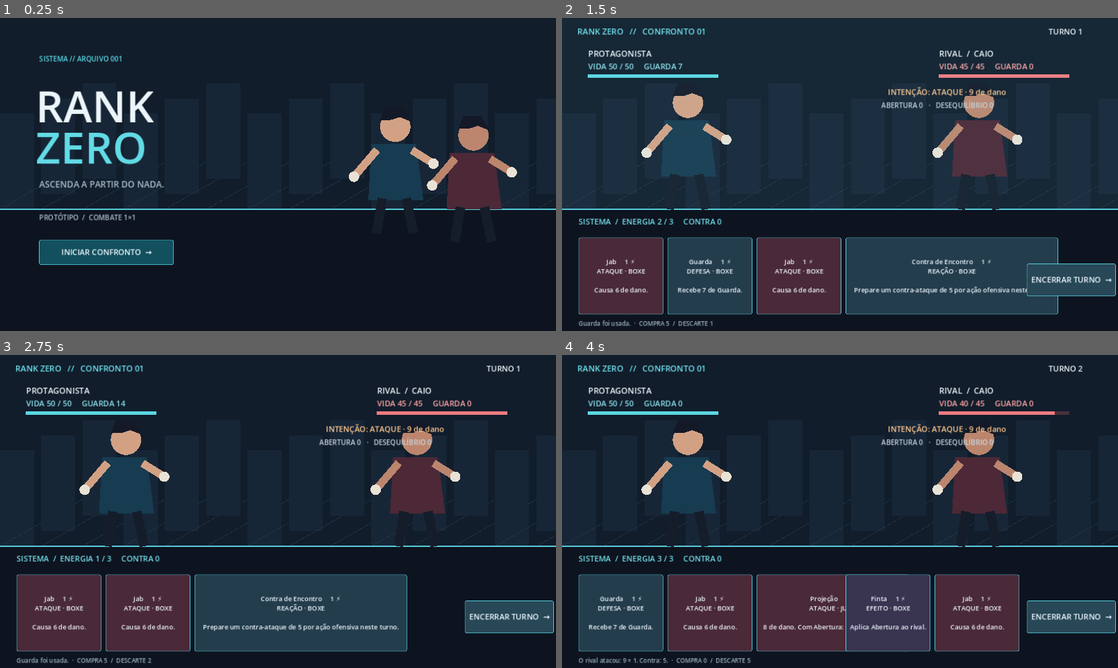
Above: before the commit, frames 1-4 (two rows, left to right).
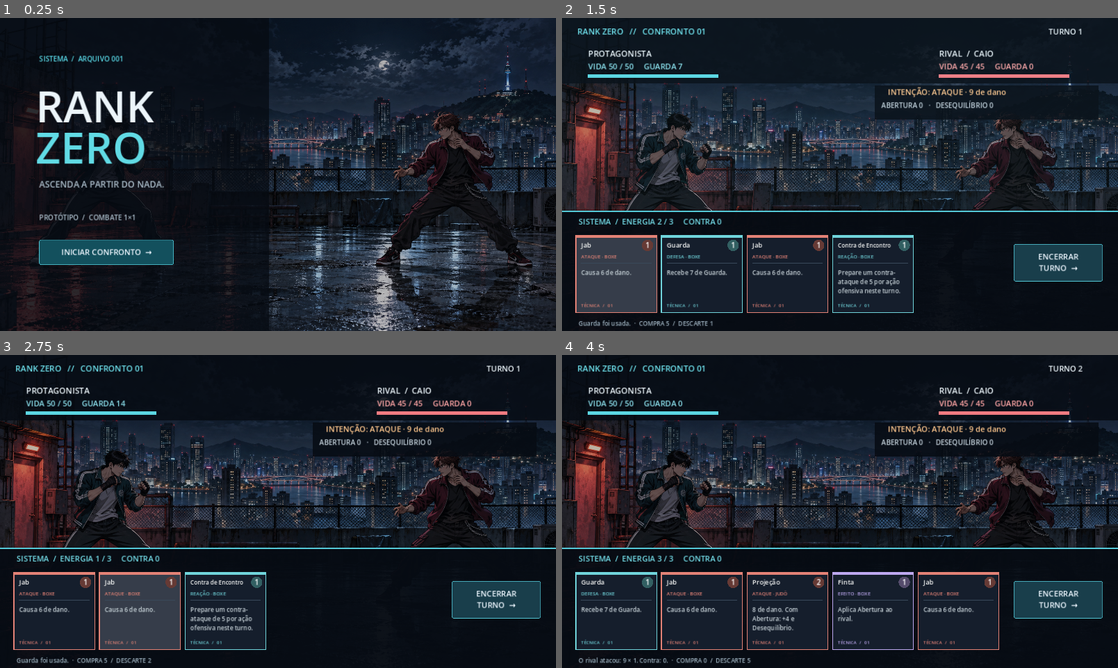
Above: after the commit, the same moments.

Repository: Georlan/rank-zero
Game: Godot game, scene res://scenes/main.tscn
Same seed, same stepped clock (60 frames per second), same inputs: the game is played once before the commit and once after it.
Inputs (mouse positions are in pixels of both pictures, inside the frame that each line leads up to):
- Up to frame 1 (0.25 s): no input
- Up to frame 2 (1.5 s): click "INICIAR CONFRONTO →" at 0.5 s; click (623, 274) at 1.25 s, where only the run before the commit has a clickable "Guarda 1 ⚡ DEFESA · BOXE Rece…"
- Up to frame 3 (2.75 s): click (150, 611) at 2 s, where only the run before the commit has a clickable "Guarda 1 ⚡ DEFESA · BOXE Rece…"
- Up to frame 4 (4 s): click (862, 611) at 2.75 s, where only the run before the commit has a clickable "Contra de Encontro 1 ⚡ REAÇÃO…"; click "ENCERRAR TURNO →" at 3.5 s

The runs differ from the first frame. In frame 1, 31% of the frame differs, in the area x 0-100%, y 0-100%; in frame 2, 41%; in frame 3, 38%; in frame 4, 43%, in the area x 0-100%, y 0-99%.

Commit message:
Integrate rooftop artwork and rebuild combat cards

Diff:
--- /dev/null
+++ b/scripts/card_view.gd
@@ -0,0 +1,32 @@
+extends Control
+signal selected
+var card: Dictionary
+var affordable := true
+var hovered := false
+const FONT_SIZE = 15
+func configure(data: Dictionary, can_play: bool) -> void:
+ card = data
+ affordable = can_play
+ mouse_filter = Control.MOUSE_FILTER_STOP
+ mouse_default_cursor_shape = Control.CURSOR_POINTING_HAND
+ mouse_entered.connect(func(): hovered = true; queue_redraw())
+ mouse_exited.connect(func(): hovered = false; queue_redraw())
+func _gui_input(event: InputEvent) -> void:
+ if event is InputEventMouseButton and event.button_index == MOUSE_BUTTON_LEFT and event.pressed and affordable:
+  selected.emit()
+func _draw() -> void:
+ if card.is_empty(): return
+ var colors = {"damage": Color("e38276"), "throw": Color("e38276"), "guard": Color("70d4db"), "counter": Color("70d4db"), "opening": Color("bda8f0")}
+ var accent: Color = colors.get(card.effect, Color.WHITE)
+ var bg = Color("151e2c") if affordable else Color("111722")
+ if hovered and affordable: bg = bg.lightened(0.14)
+ draw_rect(Rect2(Vector2.ZERO, size), bg)
+ draw_rect(Rect2(Vector2.ZERO, size), accent if affordable else Color("45505c"), false, 2)
+ draw_rect(Rect2(0,0,size.x,5), accent)
+ draw_string(ThemeDB.fallback_font, Vector2(12,27), card.name, HORIZONTAL_ALIGNMENT_LEFT, size.x-46, 13 if card.name.length() > 15 else FONT_SIZE, Color("f3f4f3"))
+ draw_circle(Vector2(size.x-21,22), 13, accent.darkened(0.55))
+ draw_string(ThemeDB.fallback_font, Vector2(size.x-26,28), str(card.cost), HORIZONTAL_ALIGNMENT_LEFT, -1, 17, Color.WHITE)
+ draw_string(ThemeDB.fallback_font, Vector2(12,52), card.type, HORIZONTAL_ALIGNMENT_LEFT, size.x-24, 11, accent)
+ draw_line(Vector2(12,63), Vector2(size.x-12,63), Color("39495a"), 1)
+ draw_multiline_string(ThemeDB.fallback_font, Vector2(12,90), card.description, HORIZONTAL_ALIGNMENT_LEFT, size.x-24, 14, 4, Color("c8d3d9"))
+ draw_string(ThemeDB.fallback_font, Vector2(12,size.y-13), "TÉCNICA   /   %s" % ("01" if affordable else "SEM ENERGIA"), HORIZONTAL_ALIGNMENT_LEFT, size.x-24, 10, accent)
--- a/scripts/main.gd
+++ b/scripts/main.gd
@@ -1,9 +1,11 @@
 extends Control
 const Combat = preload("res://scripts/combat.gd")
 const Cards = preload("res://data/cards.gd")
+const CardView = preload("res://scripts/card_view.gd")
+const Rooftop = preload("res://assets/art/rooftop_duel.png")
 var battle = Combat.new()
 var screen := "title"
-var buttons: Array[Button] = []
+var buttons: Array[Control] = []
 var flash := 0.0
 func _ready() -> void:
  set_anchors_and_offsets_preset(Control.PRESET_FULL_RECT)
@@ -38,13 +40,13 @@
  else:
   for i in range(battle.hand.size()):
    var card: Dictionary = Cards.ALL[battle.hand[i]]
-   var color = Color("243d4c") if card.effect in ["guard", "counter"] else Color("4a2938") if card.effect in ["damage", "throw"] else Color("393450")
-   var label = "%s     %d ⚡\n%s\n\n%s" % [card.name, card.cost, card.type, card.description]
-   var b = _button(label, Vector2(38 + i * 205, 505), Vector2(195, 177), _play.bind(i), color)
-   b.autowrap_mode = TextServer.AUTOWRAP_WORD_SMART
-   b.add_theme_font_size_override("font_size", 15)
-   b.disabled = card.cost > battle.energy
-  _button("ENCERRAR TURNO  →", Vector2(1070, 565), Vector2(175, 75), _end_turn, Color("284857"))
+   var view = CardView.new()
+   view.position = Vector2(32 + i * 197, 501)
+   view.size = Vector2(186, 177)
+   view.configure(card, card.cost <= battle.energy)
+   view.selected.connect(_play.bind(i))
+   add_child(view); buttons.append(view)
+  _button("ENCERRAR\nTURNO  →", Vector2(1040, 520), Vector2(205, 86), _end_turn, Color("193e4b"))
  queue_redraw()
 func _play(index: int) -> void:
  if battle.play(index):
@@ -72,23 +74,20 @@
  draw_line(Vector2(x-30,y+25), Vector2(x-43,y+105), Color("151d2b"), 22)
  draw_line(Vector2(x+25,y+25), Vector2(x+42,y+105), Color("151d2b"), 22)
 func _draw() -> void:
- draw_rect(Rect2(0,0,1280,720), Color("0b101b"))
- draw_rect(Rect2(0,0,1280,445), Color("111d2b"))
- for i in range(15):
-  var x = i * 95
-  draw_rect(Rect2(x, 220 - (i % 3)*35, 78, 220), Color("172637"))
-  draw_line(Vector2(x,440), Vector2(x+220,315), Color("26384a"), 1)
- draw_rect(Rect2(0,440,1280,280), Color("0d1420"))
- draw_line(Vector2(0,440), Vector2(1280,440), Color("54c8d6"), 2)
+ draw_texture_rect(Rooftop, Rect2(0,0,1280,720), false)
+ draw_rect(Rect2(0,0,1280,720), Color(0.02,0.04,0.08,0.24))
  if screen == "title":
-  _text("SISTEMA // ARQUIVO 001", 90, 100, 16, Color("58d8e6"))
+  draw_rect(Rect2(0,0,620,720), Color(0.025,0.045,0.075,0.80))
+  _text("SISTEMA  /  ARQUIVO 001", 90, 100, 16, Color("58d8e6"))
   _text("RANK", 82, 240, 100)
   _text("ZERO", 82, 335, 100, Color("61dbe5"))
   _text("ASCENDA A PARTIR DO NADA.", 90, 390, 20, Color("aabcc9"))
-  _fighter(910, 390, false); _fighter(1090, 410, true)
   _text("PROTÓTIPO  /  COMBATE 1×1", 90, 465, 16, Color("aabcc9"))
   return
- _fighter(290, 335, false); _fighter(960, 335, true)
+ draw_rect(Rect2(0,0,1280,150), Color(0.025,0.045,0.075,0.85))
+ draw_rect(Rect2(0,445,1280,275), Color(0.025,0.045,0.075,0.96))
+ draw_line(Vector2(0,445), Vector2(1280,445), Color("54c8d6"), 2)
+ draw_rect(Rect2(720,155,515,78), Color(0.025,0.045,0.075,0.87))
  _text("RANK ZERO   //   CONFRONTO 01", 35, 38, 19, Color("6ee2ed"))
  _text("TURNO %d" % battle.turn, 1120, 38, 18)
  _text("PROTAGONISTA", 60, 89, 19)
--- /dev/null
+++ b/tests/ui_test.gd
@@ -0,0 +1,24 @@
+extends SceneTree
+var failed = false
+func _initialize(): call_deferred("run")
+func run():
+ var scene = load("res://scenes/main.tscn").instantiate()
+ root.add_child(scene)
+ await process_frame
+ scene._start()
+ await process_frame
+ var first = scene.buttons[0]
+ var prev = scene.battle.hand.size()
+ var ev = InputEventMouseButton.new()
+ ev.button_index = MOUSE_BUTTON_LEFT; ev.pressed = true
+ first._gui_input(ev)
+ if scene.battle.hand.size() != prev - 1: failed = true
+ scene._end_turn()
+ if scene.battle.turn != 2 or scene.battle.hand.size() != 5: failed = true
+ scene.battle.enemy_hp = 1; scene.battle.hand = ["jab"]; scene.battle.energy = 3
+ scene._play(0)
+ if scene.battle.result != "vitória": failed = true
+ scene._start()
+ if scene.battle.result != "" or scene.battle.hand.size() != 5: failed = true
+ print("INTERFACE: ", "FALHOU" if failed else "OK")
+ quit(1 if failed else 0)
Binary file added: assets/art/rooftop_duel.png
Not shown, added: assets/art/rooftop_duel.png.import
Not shown, added: scripts/card_view.gd.uid
Not shown, changed: README.md
Not shown, changed: assets/README.md
Not shown, changed: docs/VISUAL_DIRECTION.md
